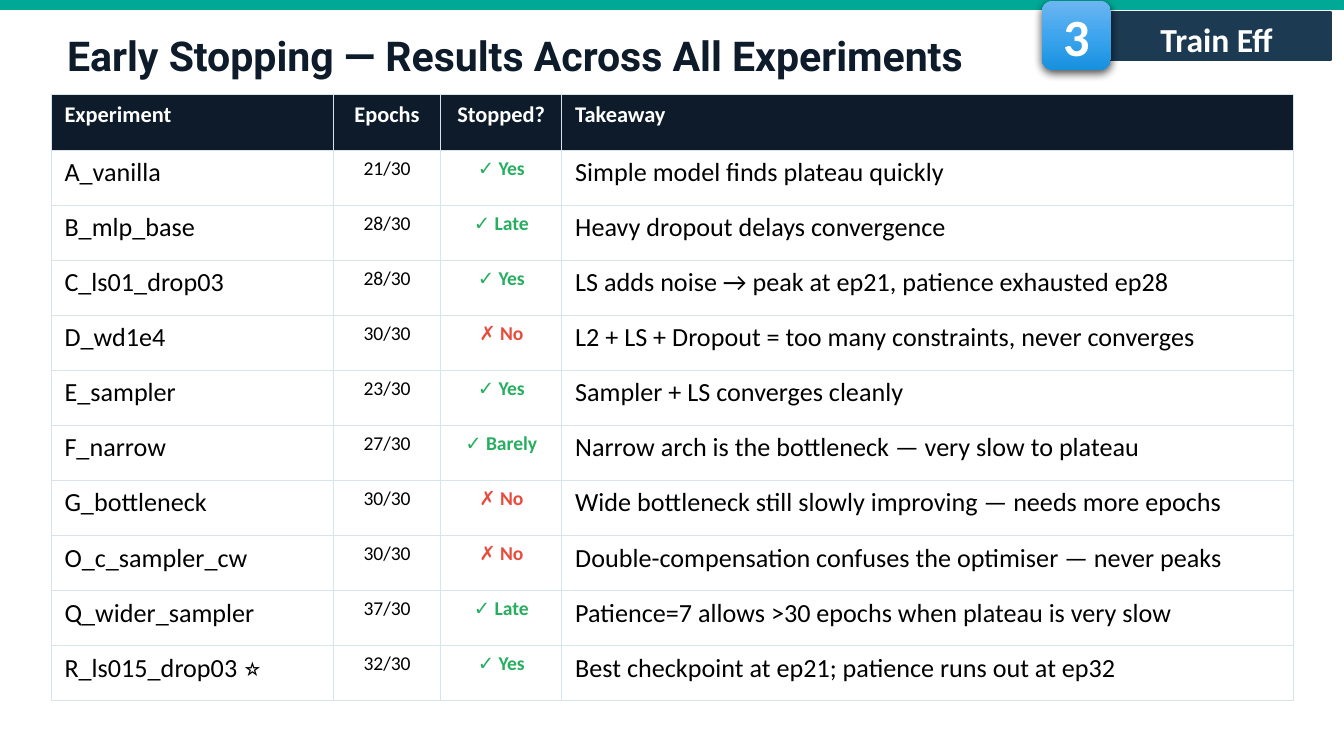
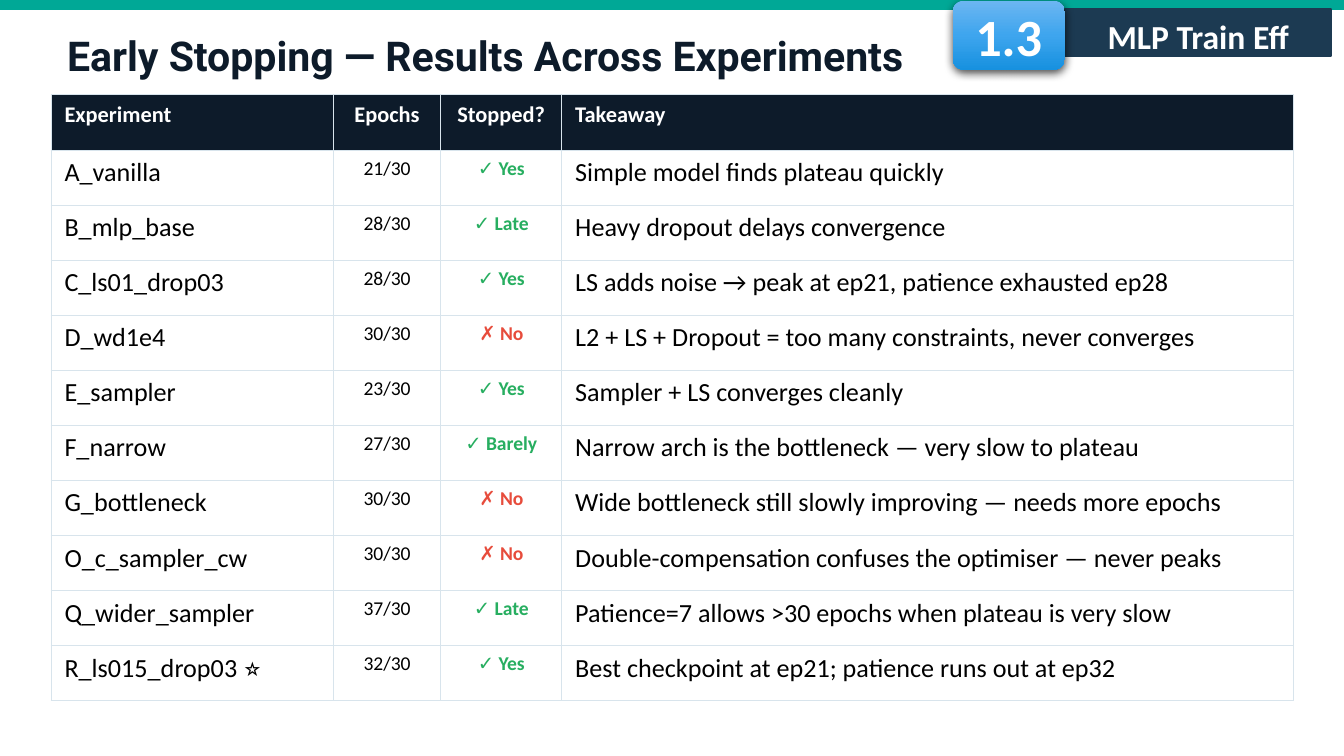
Before and after one commit to fmssilva/DL_Proj, a slide deck: slide 23 of assignment_1/task1/Task1_report.pptx (slide 21 before the commit). Drawn at 1344x756 pixels with LibreOffice and Linux fonts; fonts in the diff are those of the drawing; background and template pictures are left out. Boxes give left, top, right and bottom in pixels: in the first picture for what was removed or moved away, otherwise in the second. Text is boxed around its words. In the diff, an @@ line names an element or a change of style, - is before the commit and + after.

```diff
--- a/assignment_1/task1/Task1_report.pptx
+++ b/assignment_1/task1/Task1_report.pptx
@@ rounded rectangle "1.3": place and size @@
-rounded rectangle "1.3" at box(1042, 0, 1110, 69)
+rounded rectangle "1.3" at box(953, 0, 1066, 69)
@@ text in rounded rectangle at box(975, 21, 1042, 68): text changed @@
-3
+1.3
@@ rectangle "MLP Train Eff": place and size @@
-rectangle "MLP Train Eff" at box(1102, 12, 1331, 60)
+rectangle "MLP Train Eff" at box(1066, 9, 1332, 56)
@@ text in rectangle at box(1108, 25, 1246, 50): text changed @@
-Train Eff
+MLP Train Eff
@@ rectangle removed at box(1122, 16, 1324, 60) @@
@@ text at box(67, 40, 904, 80): text changed @@
-Early Stopping — Results Across All Experiments
+Early Stopping — Results Across Experiments
```
Also in this commit, not shown: 29 other slides changed, 2 slides added, 1 other file.
